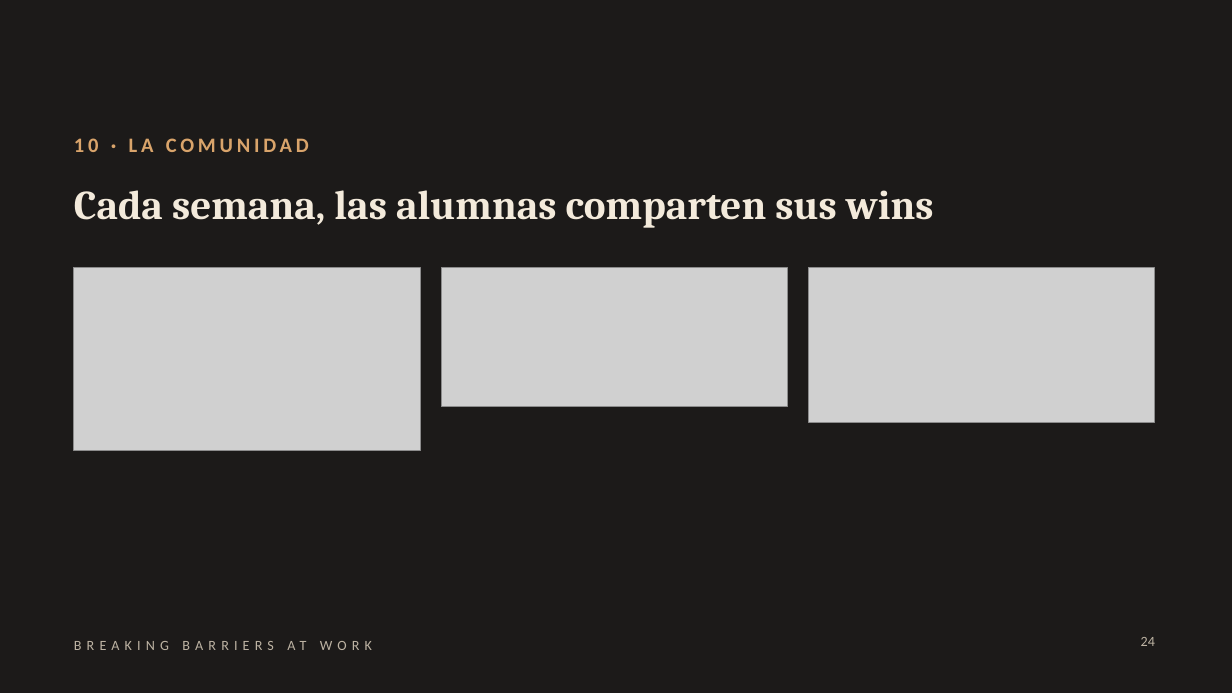
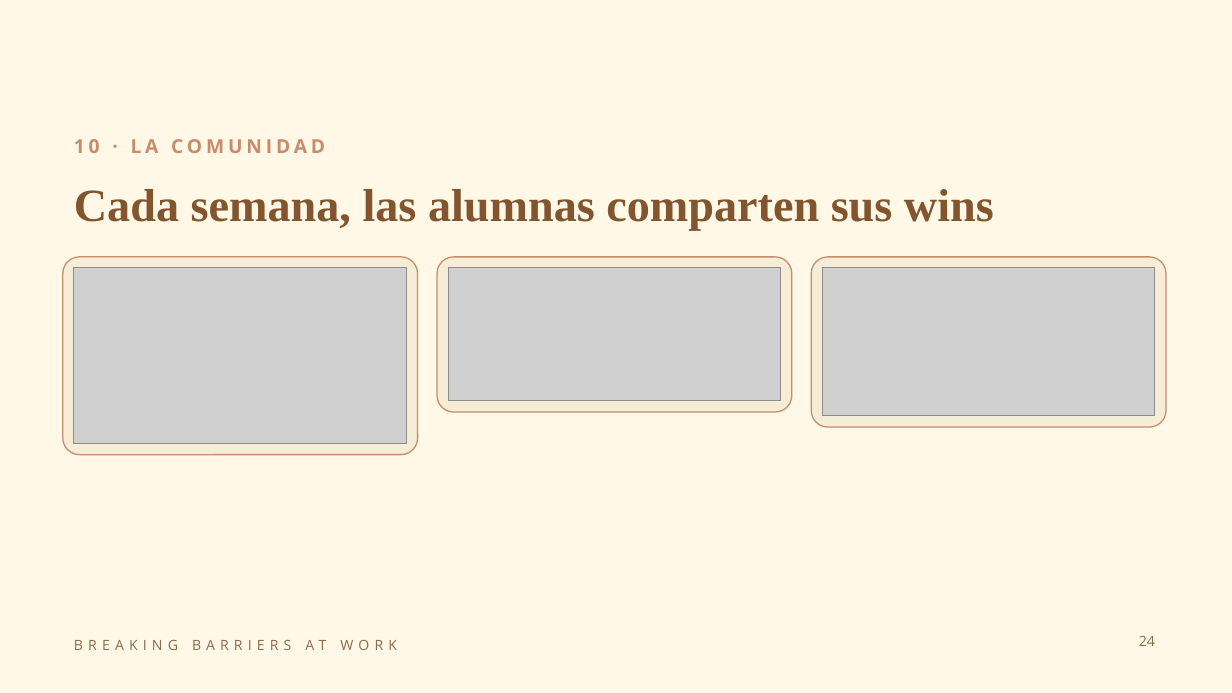
Before and after one commit to florenciapersico-ctrl/brakingbarriersatwork, a slide deck: slide 24 of contenido/vsl/Placas_VSL_AT_WORK_@breakingbarriers.atwork.pptx. Drawn at 1232x693 pixels with LibreOffice and Linux fonts; fonts in the diff are those of the drawing; grey boxes stand for pictures. Boxes give left, top, right and bottom in pixels: in the first picture for what was removed or moved away, otherwise in the second. Text is boxed around its words. In the diff, an @@ line names an element or a change of style, - is before the commit and + after.

```diff
--- a/contenido/vsl/Placas_VSL_AT_WORK_@breakingbarriers.atwork.pptx
+++ b/contenido/vsl/Placas_VSL_AT_WORK_@breakingbarriers.atwork.pptx
@@ background #1C1A19 to #FFF8E7 @@
@@ text "10 · LA COMUNIDAD" at (74, 139, 325, 153): size 16 to 15 pt, font Calibri to Open Sans, text colour #D9A46B to #C68C6C @@
@@ text "Cada semana, las alumnas comparten ..." at (74, 189, 994, 231): size 32 to 36 pt, font Cambria to Times New Roman, text colour #F3EADB to #82552E @@
@@ rounded rectangle added at (63, 257, 418, 455), fill #F5EDD6, outline #C68C6C 1 pt @@
@@ picture: place and size @@
-picture at (74, 268, 421, 451)
+picture at (74, 268, 407, 444)
@@ rounded rectangle added at (437, 257, 792, 412), fill #F5EDD6, outline #C68C6C 1 pt @@
@@ picture: place and size @@
-picture at (442, 268, 788, 407)
+picture at (448, 268, 781, 401)
@@ rounded rectangle added at (811, 257, 1166, 427), fill #F5EDD6, outline #C68C6C 1 pt @@
@@ picture: place and size @@
-picture at (809, 268, 1155, 422)
+picture at (823, 268, 1155, 416)
@@ text "BREAKING BARRIERS AT WORK" at (74, 640, 397, 650): font Calibri to Open Sans, text colour #BDB3A3 to #8B6B4A @@
@@ page number at (1139, 636, 1155, 646): font Calibri to Open Sans, text colour #BDB3A3 to #8B6B4A @@
```
Also in this commit, not shown: 27 other slides changed, 11 other files.
